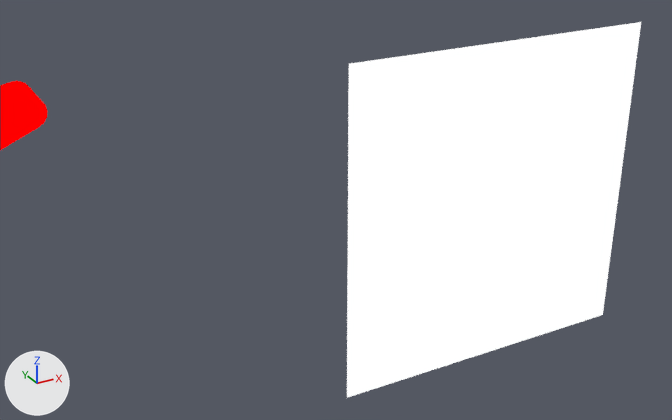
The Blender file assets-source/blender/motion/compsognathus-eat.blend, before and after one commit.
Both versions are drawn from a 50 mm lens placed at (37.57, -33.57, 14.48), pointed at (39.84, -29.45, 12.42). Arrows for +X, +Y and +Z are at lower left; the lights stay in place. The older version comes first.

The first picture shows 'DinoTycoon_Motion_compsognathus_eat_arm_1', 'DinoTycoon_Motion_compsognathus_eat_arm_tip', 'DinoTycoon_Motion_compsognathus_eat_eye'.
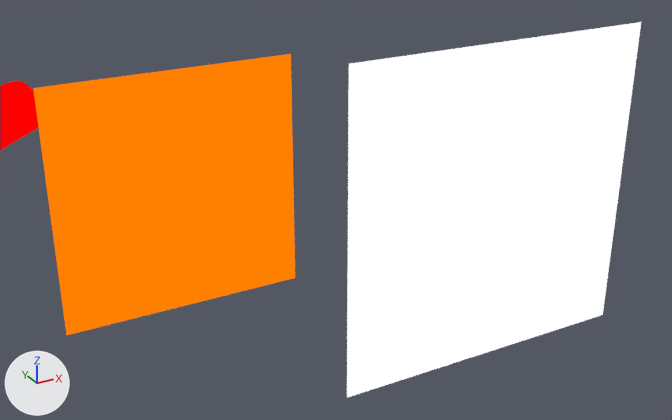
Diff of the bpy script that builds the scene:
```diff
--- a/assets-source/blender/motion/compsognathus-eat.blend.py
+++ b/assets-source/blender/motion/compsognathus-eat.blend.py
@@ mat_dinotycoon_role_y @@
+mat_dinotycoon_role_y = emission_material('DinoTycoon_Role_Y')
+mat_dinotycoon_role_y.base_color = (1.0, 0.216, 0.0)  # orange #ff8000
@@ me_dinotycoon_motion_compsognathus_eat_sample_eye_white @@
+me_dinotycoon_motion_compsognathus_eat_sample_eye_white.from_pydata([(38.4, -29.0, 13.2), (39.8, -29.0, 13.2), (39.8, -29.0, 11.8), (38.4, -29.0, 11.8), (38.4, -29.0, 13.2), (39.8, -29.0, 13.2), (39.8, -29.0, 11.8), (38.4, -29.0, 11.8)], [], [(3, 2, 1, 0), (4, 5, 6, 7), (0, 1, 5, 4), (1, 2, 6, 5), (2, 3, 7, 6), (3, 0, 4, 7)])
+me_dinotycoon_motion_compsognathus_eat_sample_eye_white.materials.append(mat_dinotycoon_role_y)  # orange #ff8000
@@ ob_dinotycoon_motion_compsognathus_eat_eye_white @@
+ob_dinotycoon_motion_compsognathus_eat_eye_white = bpy.data.objects.new('DinoTycoon_Motion_compsognathus_eat_eye_white', me_dinotycoon_motion_compsognathus_eat_sample_eye_white)
+ob_dinotycoon_motion_compsognathus_eat_eye_white.location = (0.0, 0.0, 0.0)
```

Boxes [x1, y1, x2, y2] around the edits, measured in the pictures (672 x 420 px):
'DinoTycoon_Motion_compsognathus_eat_eye_white', added (orange)
    after: [33, 54, 295, 335]
